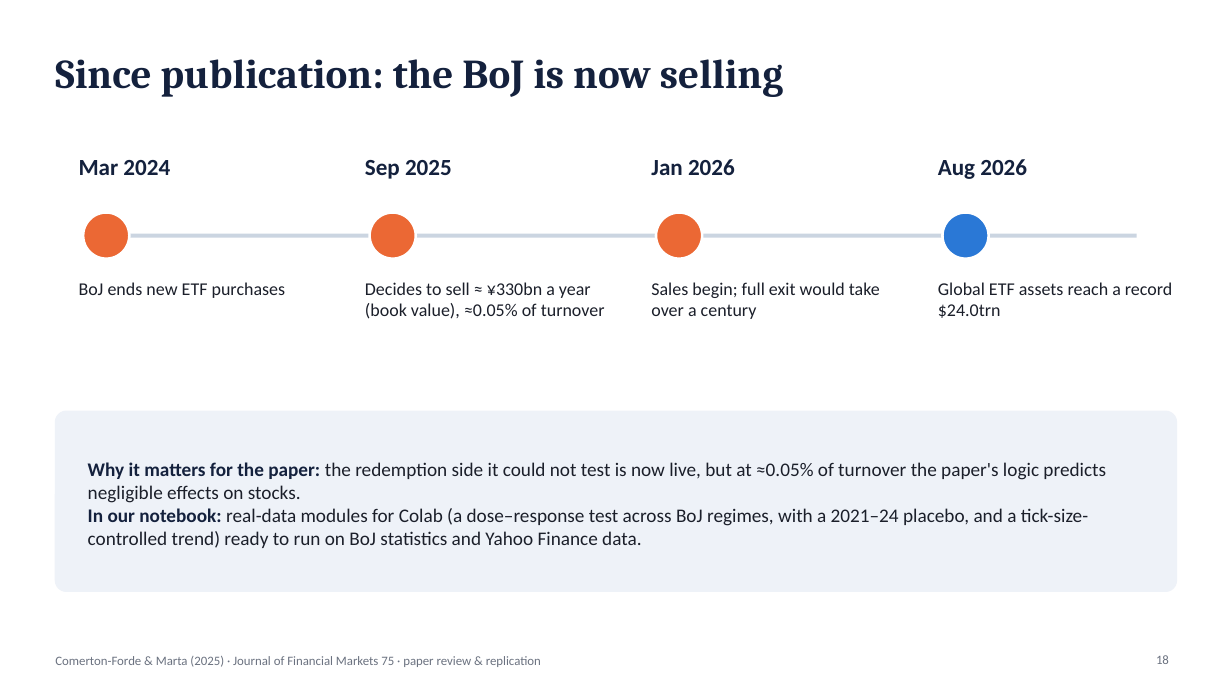
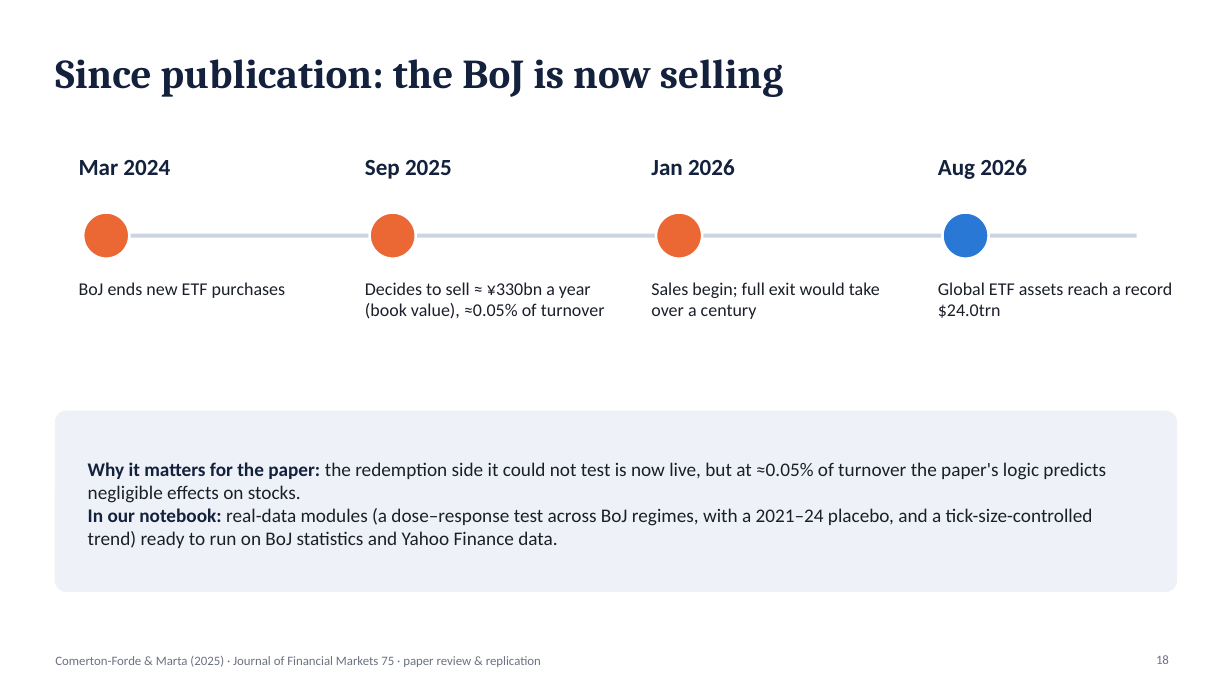
Before and after one commit to Mnntn/Finances, a slide deck: slide 18 of ETF_effects_The_role_of_primary_versus_secondary_market_activities/etf_effects_presentation.pptx. Drawn at 1232x693 pixels with LibreOffice and Linux fonts; fonts in the diff are those of the drawing. Boxes give left, top, right and bottom in pixels: in the first picture for what was removed or moved away, otherwise in the second. Text is boxed around its words. In the diff, an @@ line names an element or a change of style, - is before the commit and + after.

Commit message:
Remove Google Colab references

```diff
--- a/ETF_effects_The_role_of_primary_versus_secondary_market_activities/etf_effects_presentation.pptx
+++ b/ETF_effects_The_role_of_primary_versus_secondary_market_activities/etf_effects_presentation.pptx
@@ text at box(88, 508, 1093, 548): text changed @@
-In our notebook: real-data modules for Colab (a dose–response test across BoJ regimes, with a 2021–24 placebo, and a tick-size-controlled trend) ready to run on BoJ statistics and Yahoo Finance data.
+In our notebook: real-data modules (a dose–response test across BoJ regimes, with a 2021–24 placebo, and a tick-size-controlled trend) ready to run on BoJ statistics and Yahoo Finance data.
```
Also in this commit, not shown: 4 other files.
